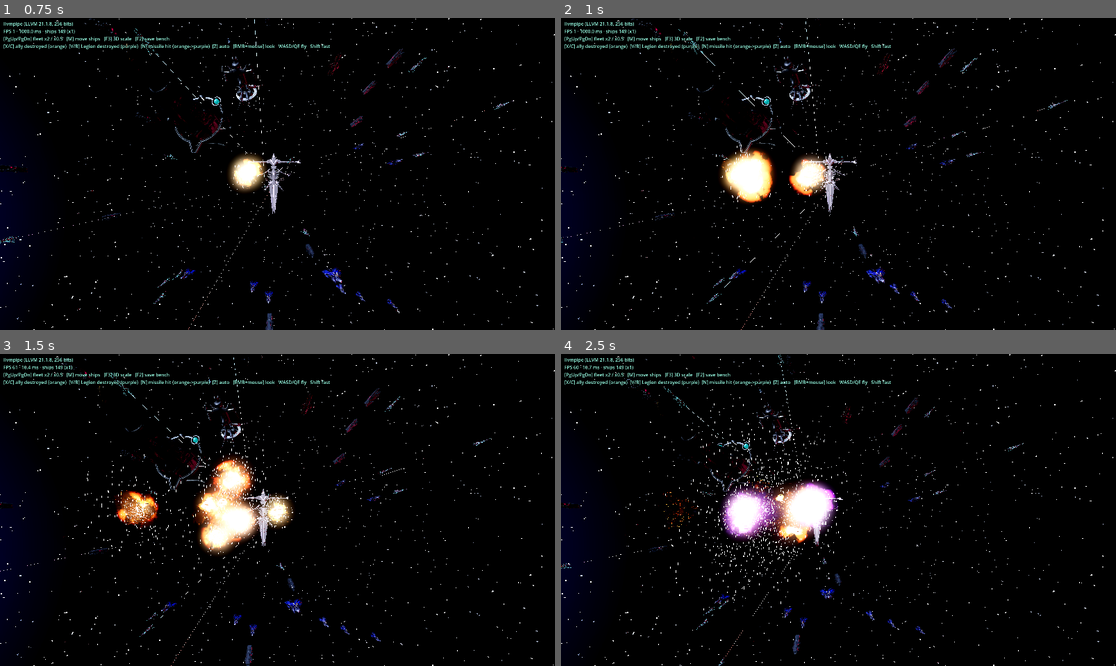
Above: before the commit, frames 1-4 (two rows, left to right).
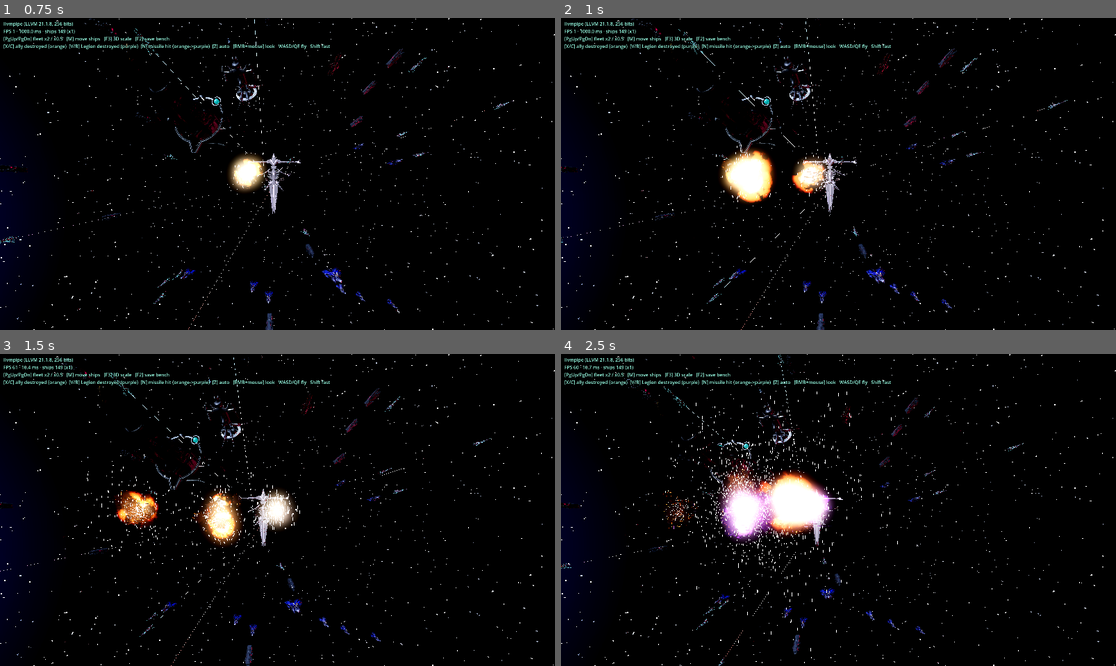
Above: after the commit, the same moments.

Repository: kayhase015497/tools
Game: Godot game, scene res://main.tscn
Two runs of this game, one before a commit and one after it. Both use one fixed random seed, a clock stepped at 60 frames per second and the inputs below.
Inputs (mouse positions are in pixels of both pictures, inside the frame that each line leads up to):
- Up to frame 1 (0.75 s): tap Enter at 0.5 s; move the mouse to (399, 158) at 0.52 s; hold D from 0.53 s (still down); tap X at 0.6 s; click (399, 158) at 0.67 s
- Up to frame 2 (1 s): keep holding D; tap C at 0.8 s
- Up to frame 3 (1.5 s): move the mouse to (166, 525) at 1.27 s; release D at 1.28 s; hold S from 1.28 s (still down); tap C at 1.35 s
- Up to frame 4 (2.5 s): tap V at 1.55, 2.1 s; move the mouse to (894, 441) at 2.02 s; release S at 2.03 s; hold D from 2.03 s (still down); tap B at 2.3 s

Frame 1 is identical in both runs. In frame 2, 0.5% of the frame differs, in the area x 41-50%, y 43-58%; in frame 3, 3.0%; in frame 4, 3.5%, in the area x 12-61%, y 11-96%.

Commit message:
godot: 10 variants per explosion colour (30 total): ring, line chain, petals, delayed, debris storm
Co-Authored-By: Claude Sonnet 5.5 <noreply@anthropic.com>
Claude-Session: https://claude.ai/code/session_017eWXcFR8R8fWfFcmTcxD4c

Diff:
--- a/godot/scripts/explosion.gd
+++ b/godot/scripts/explosion.gd
@@ -63,13 +63,23 @@
 	p.draw_pass_1 = qm
 	return p
 
-## 5 種爆焰變體（每種顏色都有）：0 經典、1 連爆（接連 3 次小爆）、2 噴流（定向火舌）、3 閃爆（強光、火花極多、煙少）、4 悶燒（火光較暗、煙與餘燼多）
+## 10 種爆焰變體（每種顏色都有）：0 經典、1 連爆、2 噴流、3 閃爆、4 悶燒、5 環形衝擊、6 串燒（沿線 5 連爆）、7 花瓣（5 道放射火舌）、8 延遲爆（先悶光後炸開）、9 碎片風暴
 const VARIANTS := [
 	{"fire_n": 12, "fire_life": 1.1, "fire_size": 1.5, "fire_r": 0.6, "fire_v": 0.25, "spark_n": 320, "spark_sp": 1.0, "spark_len": 1.0, "smoke_n": 42, "smoke_size": 1.75, "smoke_life": 5.5, "smoke_v": 0.5, "ember_n": 160, "deb_n": 90, "light": 1.0, "chain": 0, "jet": false},
 	{"fire_n": 8, "fire_life": 1.0, "fire_size": 1.15, "fire_r": 0.5, "fire_v": 0.25, "spark_n": 220, "spark_sp": 1.0, "spark_len": 0.9, "smoke_n": 30, "smoke_size": 1.5, "smoke_life": 5.0, "smoke_v": 0.45, "ember_n": 120, "deb_n": 70, "light": 0.9, "chain": 3, "jet": false},
 	{"fire_n": 14, "fire_life": 1.0, "fire_size": 1.05, "fire_r": 0.25, "fire_v": 1.3, "spark_n": 440, "spark_sp": 1.7, "spark_len": 1.3, "smoke_n": 34, "smoke_size": 1.45, "smoke_life": 5.0, "smoke_v": 0.9, "ember_n": 110, "deb_n": 80, "light": 1.0, "chain": 0, "jet": true},
 	{"fire_n": 6, "fire_life": 0.7, "fire_size": 2.2, "fire_r": 0.4, "fire_v": 0.3, "spark_n": 700, "spark_sp": 1.5, "spark_len": 1.2, "smoke_n": 16, "smoke_size": 1.25, "smoke_life": 3.2, "smoke_v": 0.5, "ember_n": 90, "deb_n": 50, "light": 1.8, "chain": 0, "jet": false},
 	{"fire_n": 16, "fire_life": 1.9, "fire_size": 1.25, "fire_r": 0.7, "fire_v": 0.2, "spark_n": 170, "spark_sp": 0.75, "spark_len": 0.9, "smoke_n": 52, "smoke_size": 2.0, "smoke_life": 6.0, "smoke_v": 0.35, "ember_n": 340, "deb_n": 140, "light": 0.8, "chain": 0, "jet": false},
+	# 5 環形衝擊：火球與火花排成向外擴張的環，中央較小
+	{"fire_n": 8, "fire_life": 1.0, "fire_size": 1.2, "fire_r": 0.3, "fire_v": 0.2, "spark_n": 260, "spark_sp": 1.0, "spark_len": 1.0, "smoke_n": 34, "smoke_size": 1.6, "smoke_life": 5.0, "smoke_v": 0.5, "ember_n": 140, "deb_n": 80, "light": 1.1, "chain": 0, "jet": false, "ring": true},
+	# 6 串燒：沿一條線連續 5 次小爆（像艦身被一路炸穿）
+	{"fire_n": 6, "fire_life": 0.9, "fire_size": 1.0, "fire_r": 0.4, "fire_v": 0.2, "spark_n": 160, "spark_sp": 1.0, "spark_len": 0.9, "smoke_n": 24, "smoke_size": 1.35, "smoke_life": 4.8, "smoke_v": 0.4, "ember_n": 100, "deb_n": 60, "light": 0.8, "chain": 5, "jet": false, "line": true},
+	# 7 花瓣：5 道細火舌向四面八方放射
+	{"fire_n": 10, "fire_life": 1.0, "fire_size": 1.2, "fire_r": 0.35, "fire_v": 0.6, "spark_n": 160, "spark_sp": 1.3, "spark_len": 1.3, "smoke_n": 36, "smoke_size": 1.55, "smoke_life": 5.2, "smoke_v": 0.6, "ember_n": 120, "deb_n": 80, "light": 1.0, "chain": 0, "jet": false, "jets": 5},
+	# 8 延遲爆：先一小團悶光，約 0.4 秒後才整個炸開（強光＋大量火花）
+	{"fire_n": 14, "fire_life": 1.1, "fire_size": 1.8, "fire_r": 0.6, "fire_v": 0.35, "spark_n": 520, "spark_sp": 1.3, "spark_len": 1.1, "smoke_n": 44, "smoke_size": 1.8, "smoke_life": 5.5, "smoke_v": 0.55, "ember_n": 180, "deb_n": 100, "light": 1.4, "chain": 0, "jet": false, "delay": 0.4},
+	# 9 碎片風暴：中等火球，極大量長曳光火花與碎片
+	{"fire_n": 9, "fire_life": 0.9, "fire_size": 1.2, "fire_r": 0.5, "fire_v": 0.3, "spark_n": 620, "spark_sp": 1.8, "spark_len": 1.8, "smoke_n": 28, "smoke_size": 1.4, "smoke_life": 4.5, "smoke_v": 0.7, "ember_n": 200, "deb_n": 230, "light": 1.0, "chain": 0, "jet": false},
 ]
 
 ## style 0＝橘色火焰（聯軍艦艇被擊毀）、1＝紫色焰（反物質軍團艦艇被擊毀）、2＝先橘後紫（聯軍飛彈命中反物質軍團艦艇）
@@ -83,6 +93,10 @@
 	size *= randf_range(0.88, 1.15)
 	var jd := Vector3(randf_range(-1, 1), randf_range(-0.6, 1), randf_range(-1, 1)).normalized()   # 噴流方向
 	var jet: bool = V["jet"]
+	var ring: bool = V.get("ring", false)
+	var jets: int = V.get("jets", 0)
+	var delay: float = V.get("delay", 0.0)
+	var line: bool = V.get("line", false)
 	var root := Node3D.new()
 	root.position = pos
 	parent.add_child(root)
@@ -98,7 +112,25 @@
 	fire_mat.set_shader_parameter("shift", shift)
 	var fire := _quad_particles(fire_mat, V["fire_n"], V["fire_life"], size * V["fire_size"], size * V["fire_r"], 0.0, size * V["fire_v"], [Vector2(0, 0.35), Vector2(0.2, 1.0), Vector2(1, 0.7)], (jd if jet else Vector3.ZERO), (28.0 if jet else 180.0))
 	root.add_child(fire)
-	fire.emitting = true
+	if delay > 0.0:
+		get_tree_delay(root, delay, func(): fire.emitting = true)
+		var pre := _quad_particles(fire_mat, 2, 0.5, size * 0.5, size * 0.1, 0.0, 0.0, [Vector2(0, 0.5), Vector2(1, 0.8)])   # 先出現一小團悶光
+		root.add_child(pre)
+		pre.emitting = true
+	else:
+		fire.emitting = true
+	if ring:   # 環形：一圈向外擴張的火團
+		var rf := _quad_particles(fire_mat, 10, 0.9, size * 0.8, size * 0.1, 0.0, 0.0, [Vector2(0, 0.4), Vector2(1, 0.9)])
+		var rpm := rf.process_material as ParticleProcessMaterial
+		rpm.emission_shape = ParticleProcessMaterial.EMISSION_SHAPE_RING
+		rpm.emission_ring_axis = jd
+		rpm.emission_ring_radius = size * 0.3
+		rpm.emission_ring_inner_radius = size * 0.2
+		rpm.emission_ring_height = size * 0.05
+		rpm.radial_accel_min = size * 2.5
+		rpm.radial_accel_max = size * 3.5
+		root.add_child(rf)
+		rf.emitting = true
 	# 2) 濃煙：黑、厚、短命（5~6 秒）
 	var sm_mat := _smoke_mat.duplicate() as ShaderMaterial
 	sm_mat.set_shader_parameter("center", pos)
@@ -112,22 +144,44 @@
 	smoke.draw_order = GPUParticles3D.DRAW_ORDER_VIEW_DEPTH
 	root.add_child(smoke)
 	smoke.emitting = true
-	# 3) 火花雨：速度差很大的細長亮點（橘黃＋粉紫兩種色系）
-	for k in range(2):
+	# 3) 火花雨：速度差很大的細長亮點（橘黃＋粉紫兩種色系）。每個發射器：方向、擴散角、顏色組、數量
+	var emitters: Array = []
+	if jets > 0:   # 花瓣：多道細火舌
+		for j in range(jets):
+			emitters.append({"dir": Vector3(randf_range(-1, 1), randf_range(-1, 1), randf_range(-1, 1)).normalized(), "spread": 14.0, "k": j % 2, "amt": int(V["spark_n"] * 1.3 / jets) + 20})
+	else:
+		emitters.append({"dir": (jd if jet else Vector3.ZERO), "spread": (22.0 if jet else 180.0), "k": 0, "amt": int(V["spark_n"])})
+		emitters.append({"dir": (jd if jet else Vector3.ZERO), "spread": (22.0 if jet else 180.0), "k": 1, "amt": int(V["spark_n"] * 0.8)})
+	for em_i in range(emitters.size()):
+		var E: Dictionary = emitters[em_i]
+		var k: int = E["k"]
 		var sp := GPUParticles3D.new()
-		sp.amount = int(V["spark_n"] * (1.0 if k == 0 else 0.8))
+		sp.amount = E["amt"]
 		sp.lifetime = 1.6
 		sp.one_shot = true
 		sp.explosiveness = 0.9
 		sp.local_coords = false
 		sp.transform_align = GPUParticles3D.TRANSFORM_ALIGN_Y_TO_VELOCITY
 		var pm := ParticleProcessMaterial.new()
-		pm.emission_shape = ParticleProcessMaterial.EMISSION_SHAPE_SPHERE
-		pm.emission_sphere_radius = size * 0.4
-		pm.direction = jd if jet else Vector3.ZERO
-		pm.spread = 22.0 if jet else 180.0
-		pm.initial_velocity_min = size * 0.4 * V["spark_sp"]
-		pm.initial_velocity_max = size * 3.2 * V["spark_sp"]
+		if ring and k == 0:   # 環形：火花沿一圈向外擴張
+			pm.emission_shape = ParticleProcessMaterial.EMISSION_SHAPE_RING
+			pm.emission_ring_axis = jd
+			pm.emission_ring_radius = size * 0.3
+			pm.emission_ring_inner_radius = size * 0.25
+			pm.emission_ring_height = size * 0.04
+			pm.radial_accel_min = size * 5.0
+			pm.radial_accel_max = size * 8.0
+			pm.direction = Vector3.ZERO
+			pm.spread = 8.0
+			pm.initial_velocity_min = size * 0.3
+			pm.initial_velocity_max = size * 0.8
+		else:
+			pm.emission_shape = ParticleProcessMaterial.EMISSION_SHAPE_SPHERE
+			pm.emission_sphere_radius = size * 0.4
+			pm.direction = E["dir"]
+			pm.spread = E["spread"]
+			pm.initial_velocity_min = size * 0.4 * V["spark_sp"]
+			pm.initial_velocity_max = size * 3.2 * V["spark_sp"]
 		pm.damping_min = size * 0.3
 		pm.damping_max = size * 1.1
 		pm.scale_min = 0.6
@@ -152,8 +206,9 @@
 		qm.material = _spark_mat
 		sp.draw_pass_1 = qm
 		root.add_child(sp)
-		if style == 2 and k == 1:   # 先橘後紫：紫色火花晚 0.35 秒才噴出
-			get_tree_delay(root, 0.35, func(): sp.emitting = true)
+		var sdelay := delay + (0.35 if (style == 2 and k == 1) else 0.0)   # 先橘後紫：紫色火花晚 0.35 秒；延遲爆：整體延後
+		if sdelay > 0.0:
+			get_tree_delay(root, sdelay, func(): sp.emitting = true)
 		else:
 			sp.emitting = true
 	# 3b) 餘燼：慢速、飄很久的小亮點
@@ -225,6 +280,8 @@
 		ct.tween_property(l, "light_color", Color(0.7, 0.32, 1.0), 0.6)
 	var lm: float = V["light"]
 	var tw := root.create_tween()
+	if delay > 0.0:
+		tw.tween_interval(delay)
 	# Godot 點光源是線性衰減，數值要很大才打得亮數百單位外的金屬
 	tw.tween_property(l, "light_energy", size * 14.0 * lm, 0.06)
 	tw.tween_property(l, "light_energy", size * 5.0 * lm, 0.35).set_trans(Tween.TRANS_QUAD)
@@ -233,8 +290,10 @@
 	if allow_chain and int(V["chain"]) > 0:
 		for i in range(int(V["chain"])):
 			var off := Vector3(randf_range(-1, 1), randf_range(-1, 1), randf_range(-1, 1)) * size * 0.9
-			var delay := 0.16 * (i + 1) + randf_range(0.0, 0.18)
-			get_tree_delay(root, delay, func(): Explosion.spawn(parent, pos + off, size * 0.55, style, [0, 3][randi() % 2], false))
+			if line:   # 串燒：沿同一軸線一路炸過去
+				off = jd * size * 0.75 * (i + 1 - 0.5 * int(V["chain"])) + Vector3(randf_range(-1, 1), randf_range(-1, 1), randf_range(-1, 1)) * size * 0.12
+			var cdelay := 0.16 * (i + 1) + randf_range(0.0, 0.18)
+			get_tree_delay(root, cdelay, func(): Explosion.spawn(parent, pos + off, size * 0.55, style, [0, 3][randi() % 2], false))
 	# 清理
 	var t := root.get_tree().create_timer(14.0)
 	t.timeout.connect(root.queue_free)
--- a/godot/scripts/spike.gd
+++ b/godot/scripts/spike.gd
@@ -59,14 +59,14 @@
 		yaw = atan2(-dv.x, -dv.z)
 		pitch = asin(dv.y)
 		get_tree().create_timer(0.3).timeout.connect(func(): Explosion.spawn(self, P + Vector3(120.0, 140.0, -80.0), 120.0, (1 if "--explode-demo-purple" in OS.get_cmdline_user_args() else (2 if "--explode-demo-shift" in OS.get_cmdline_user_args() else 0))))
-	if "--explode-gallery" in OS.get_cmdline_user_args():   # 3 種顏色 × 5 種變體的展示牆（橘／紫／先橘後紫 各一列）
+	if "--explode-gallery" in OS.get_cmdline_user_args():   # 3 種顏色 × 10 種變體的展示牆（橘／紫／先橘後紫 各一列）
 		var C := Vector3(20000.0, 0.0, 0.0)
-		cam.position = C + Vector3(0.0, 0.0, 1500.0)
+		cam.position = C + Vector3(0.0, 0.0, 2300.0)
 		yaw = 0.0
 		pitch = 0.0
 		for row in range(3):
-			for col in range(5):
-				var gp := C + Vector3((col - 2) * 340.0, (1 - row) * 300.0, 0.0)
+			for col in range(10):
+				var gp := C + Vector3((col - 4.5) * 330.0, (1 - row) * 330.0, 0.0)
 				get_tree().create_timer(0.3).timeout.connect(func(): Explosion.spawn(self, gp, 85.0, row, col))
 	if auto_bench:
 		fleet_mult = bench_steps[0]
Not shown, changed: docs/space-war/ENGINE-MIGRATION-PLAN.md
Not shown, changed: godot/README.md
